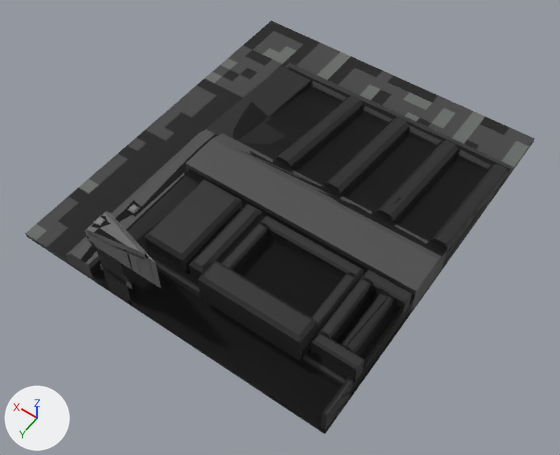
Before and after pictures for a commit that changed the glTF model public/models/enemies/newshs-91.glb.
Rendered twice from a 50 mm camera at (-1.69, 2.49, 3.46) aimed at (-0.14, 0.32, 0.05). Every picture has the same lights, and +X, +Y and +Z are marked at lower left. The first picture is the older version.

The scene before the commit, as lines of its bpy script (objects in view):
```python
ob_newshs_91 = bpy.data.objects.new('newshs-91', me_newshs_91)
ob_newshs_91.location = (0.0, 0.0, 0.0)
ob_newshs_91_floor = bpy.data.objects.new('newshs-91_floor', me_newshs_91_001)
ob_newshs_91_floor.location = (0.0, 0.0, 0.0)
ob_newshs_91_outline = bpy.data.objects.new('newshs-91_outline', me_newshs_91_outline)
ob_newshs_91_outline.location = (0.0, 0.0, 0.0)
```
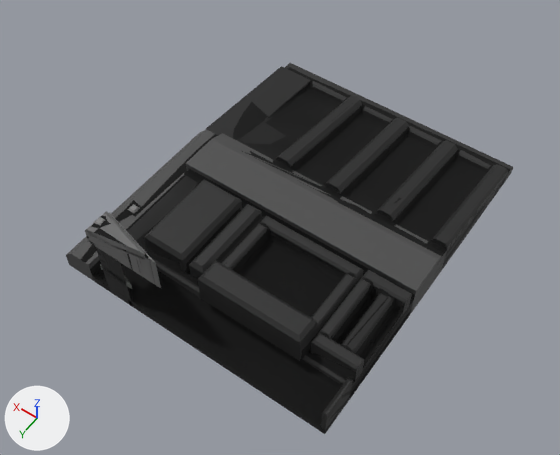
Diff of the bpy script that builds the scene:
```diff
--- a/public/models/enemies/newshs-91.glb.py
+++ b/public/models/enemies/newshs-91.glb.py
@@ ob_newshs_91_floor @@
-ob_newshs_91_floor = bpy.data.objects.new('newshs-91_floor', me_newshs_91_001)
-ob_newshs_91_floor.location = (0.0, 0.0, 0.0)
```

Pixel boxes (x1, y1, x2, y2) of what changed, in the pictures (560 x 455 px):
'newshs-91_floor', deleted
    before: (25, 21, 535, 434)
    faces in mat_pal_5_nshs13_20 (dark grey #454545): (26, 31, 535, 434)
    faces in mat_pal_2_nshs13_19 (black #181818): (47, 21, 510, 261)
    faces in mat_pal_8_nshs13_21 (dark grey #696d69): (25, 46, 529, 240)
